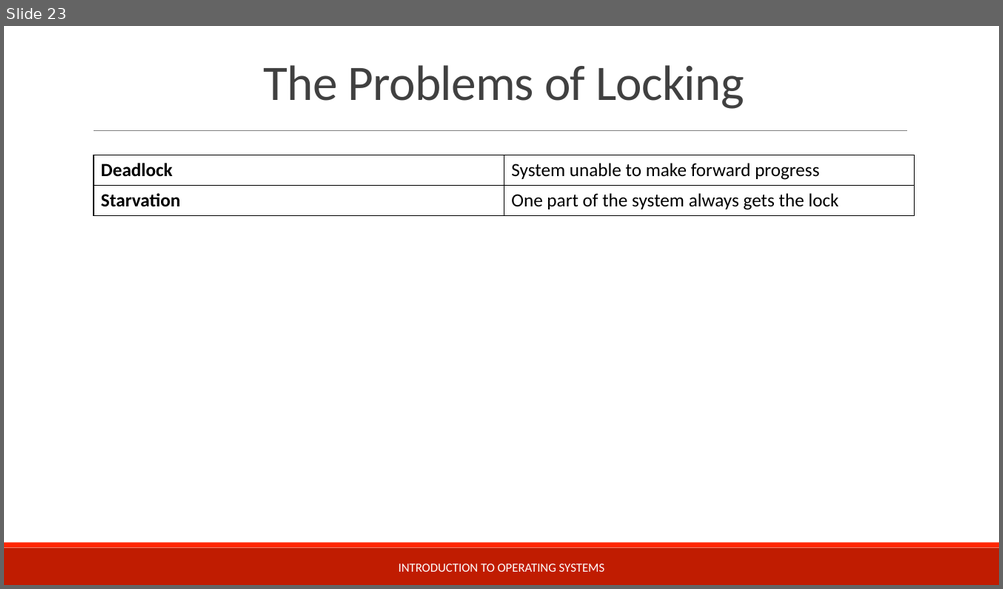
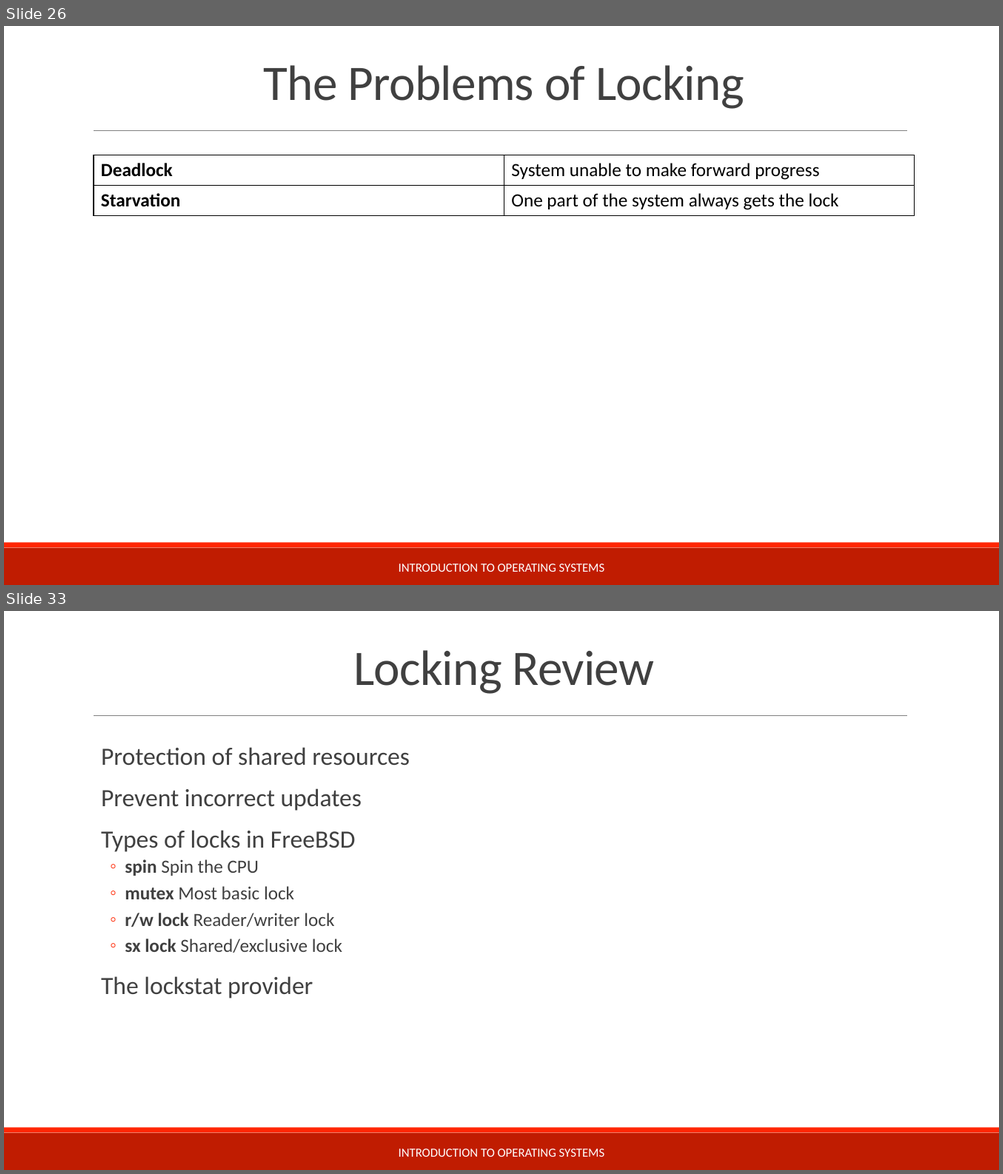
Before and after one commit to teachbsd/course, a slide deck: undergraduate/lectures/processes.pptx. Shown one above the other, each under a label of ours: slide 23 before the commit, slides 26 and 33 after it; the slides between them are not shown. The pictures are 1003x589 and 1003x1174 pixels, drawn with LibreOffice and Linux fonts; fonts in the diff are those of the drawing; background and template pictures are left out. Boxes give left, top, right and bottom in pixels: in the first picture for what was removed or moved away, otherwise in the second. Text is boxed around its words. In the diff, an @@ line names an element or a change of style, - is before the commit and + after.

```diff
--- a/undergraduate/lectures/processes.pptx
+++ b/undergraduate/lectures/processes.pptx
@@ slide 33 added at [4,611,999,1170], background #FFFFFF; not listed: 3 template elements that a slide beside it also shows @@
@@ title added at [353,650,654,694], 48 pt, text #404040 @@
+Locking Review
@@ text added at [101,747,410,999], 24 pt, text #404040 @@
+  Protection of shared resources
+  Prevent incorrect updates
+  Types of locks in FreeBSD
+  ◦ spin Spin the CPU
+  ◦ mutex Most basic lock
+  ◦ r/w lock Reader/writer lock
+  ◦ sx lock Shared/exclusive lock
+  The lockstat provider
@@ text added at [398,1149,605,1157], 12 pt, text #FFFFFF @@
+INTRODUCTION TO OPERATING SYSTEMS
@@ what was slide 23 is now slide 26 @@
```
Also in this commit, not shown: 4 slides changed, 8 other slides added.
